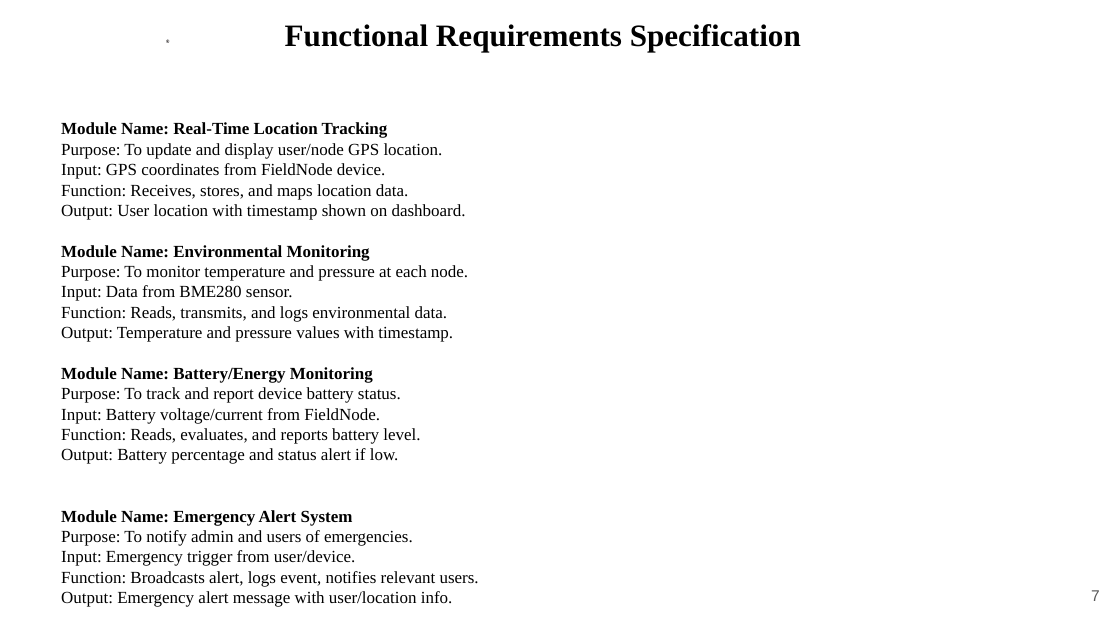
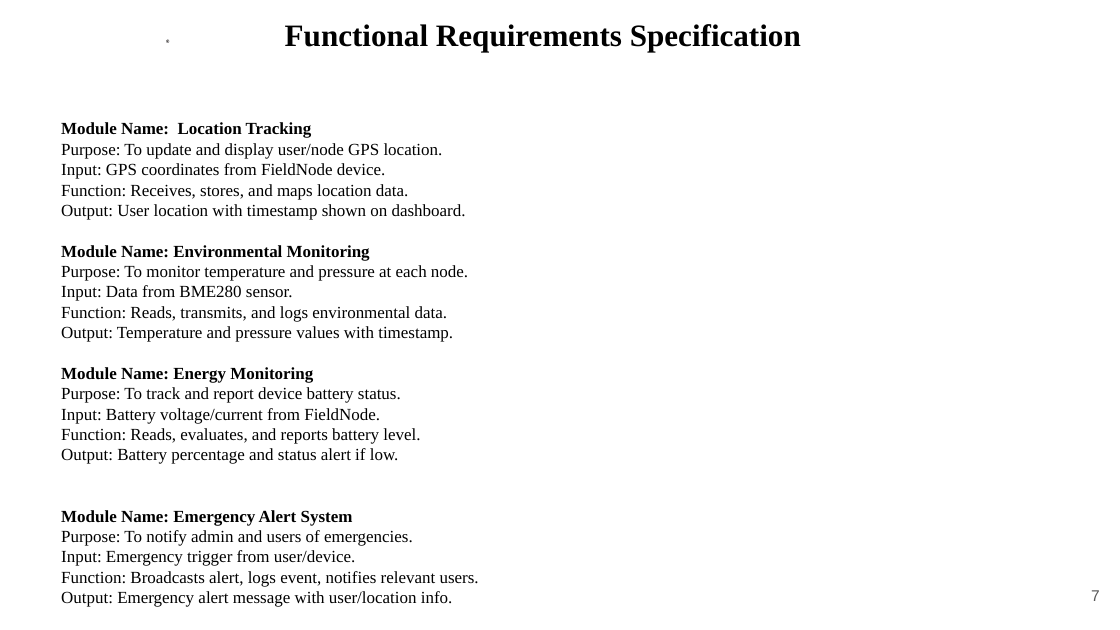
Before and after one commit to rajeshacu/LoRa-based-Location-tracking-and-Fall-detection-System, a slide deck: slide 7 of Phase II Major Project(1).pptx. Drawn at 1120x630 pixels with LibreOffice and Linux fonts; fonts in the diff are those of the drawing; background and template pictures are left out. Boxes give left, top, right and bottom in pixels: in the first picture for what was removed or moved away, otherwise in the second. Text is boxed around its words. In the diff, an @@ line names an element or a change of style, - is before the commit and + after.

```diff
--- a/Phase II Major Project(1).pptx
+++ b/Phase II Major Project(1).pptx
@@ text at (61, 122, 466, 220): text changed @@
-Module Name: Real-Time Location Tracking
-Purpose: To update and display user/node GPS location.
-Input: GPS coordinates from FieldNode device.
-Function: Receives, stores, and maps location data.
-Output: User location with timestamp shown on dashboard.
+Module Name: Location Tracking
+Purpose: To update and display user/node GPS location.
+Input: GPS coordinates from FieldNode device.
+Function: Receives, stores, and maps location data.
+Output: User location with timestamp shown on dashboard.
@@ text at (61, 367, 420, 464): text changed @@
-Module Name: Battery/Energy Monitoring
-Purpose: To track and report device battery status.
-Input: Battery voltage/current from FieldNode.
-Function: Reads, evaluates, and reports battery level.
-Output: Battery percentage and status alert if low.
+Module Name: Energy Monitoring
+Purpose: To track and report device battery status.
+Input: Battery voltage/current from FieldNode.
+Function: Reads, evaluates, and reports battery level.
+Output: Battery percentage and status alert if low.
```
Also in this commit, not shown: 15 other slides changed, 4 slides added, 2 other files.
